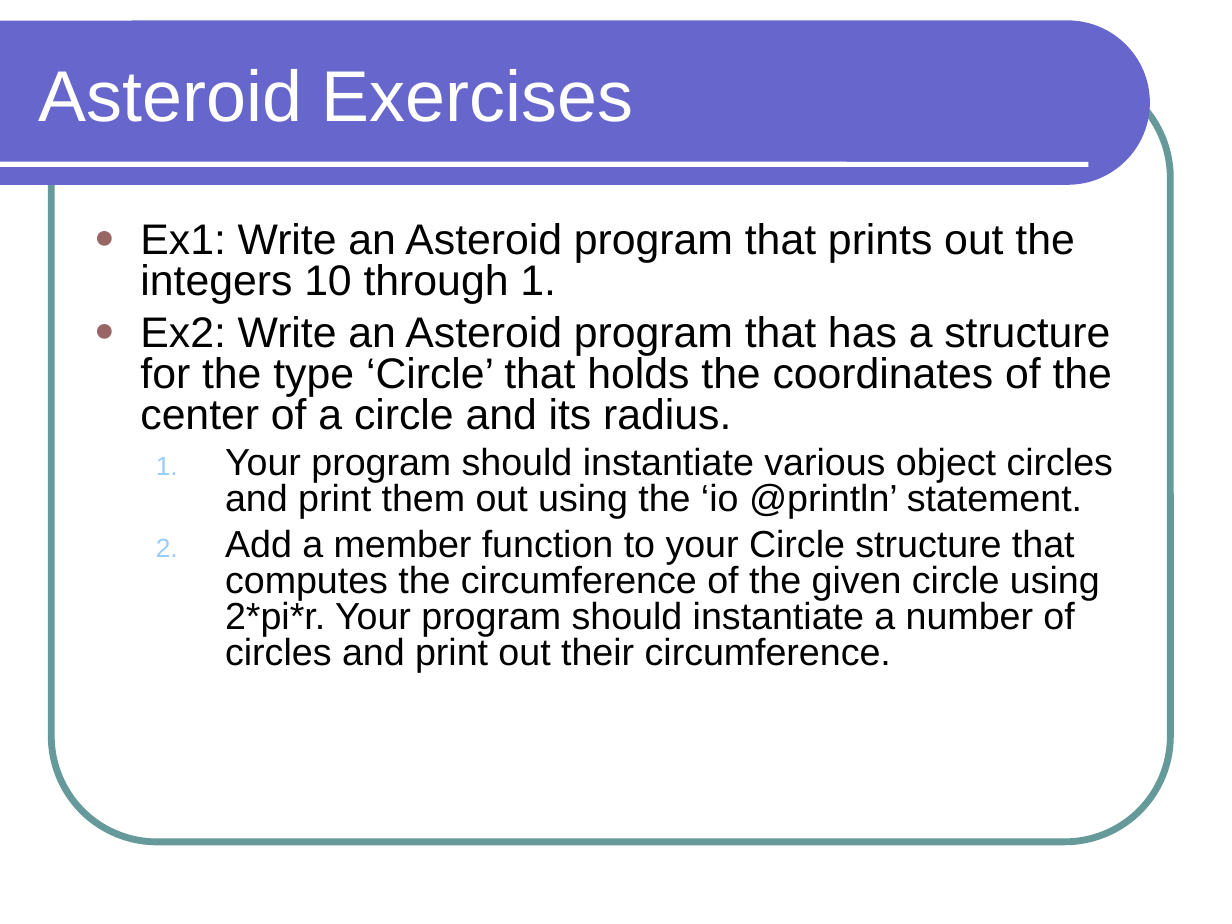
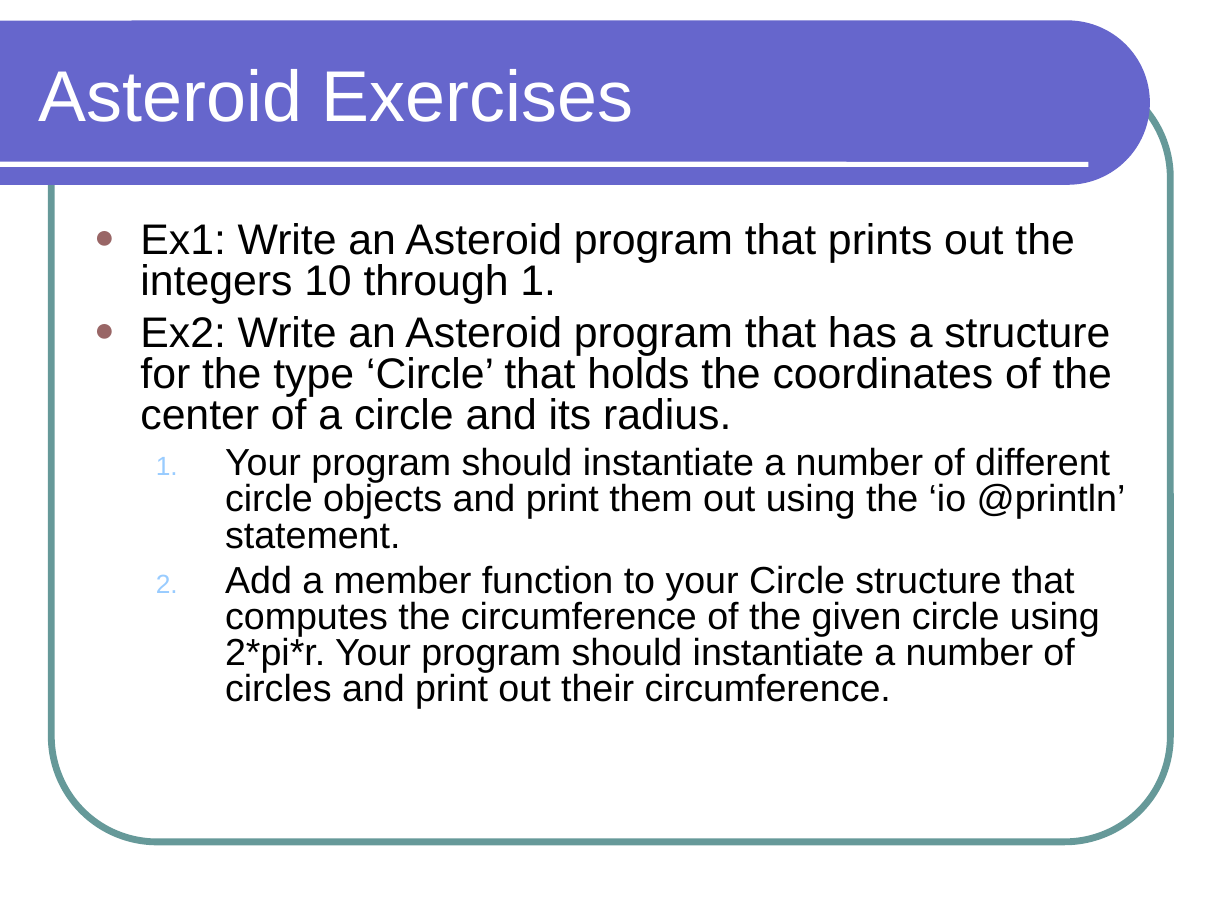
Before and after one commit to lutzhamel/CSC301, a slide deck: slide 10 of notes/csc301-ln002.ppt (slide 9 before the commit). Drawn at 1232x924 pixels with LibreOffice and Linux fonts; fonts in the diff are those of the drawing. Boxes give left, top, right and bottom in pixels: in the first picture for what was removed or moved away, otherwise in the second. Text is boxed around its words. In the diff, an @@ line names an element or a change of style, - is before the commit and + after.

```diff
--- a/notes/csc301-ln002.ppt
+++ b/notes/csc301-ln002.ppt
@@ text at box(225, 447, 1126, 549): text changed @@
-  1. Your program should instantiate various object circles and print them out using the ‘io @println’ statement.
+  1. Your program should instantiate a number of different circle objects and print them out using the ‘io @println’ statement.
```
Also in this commit, not shown: 8 other slides changed, 1 slide added, 5 other files.
